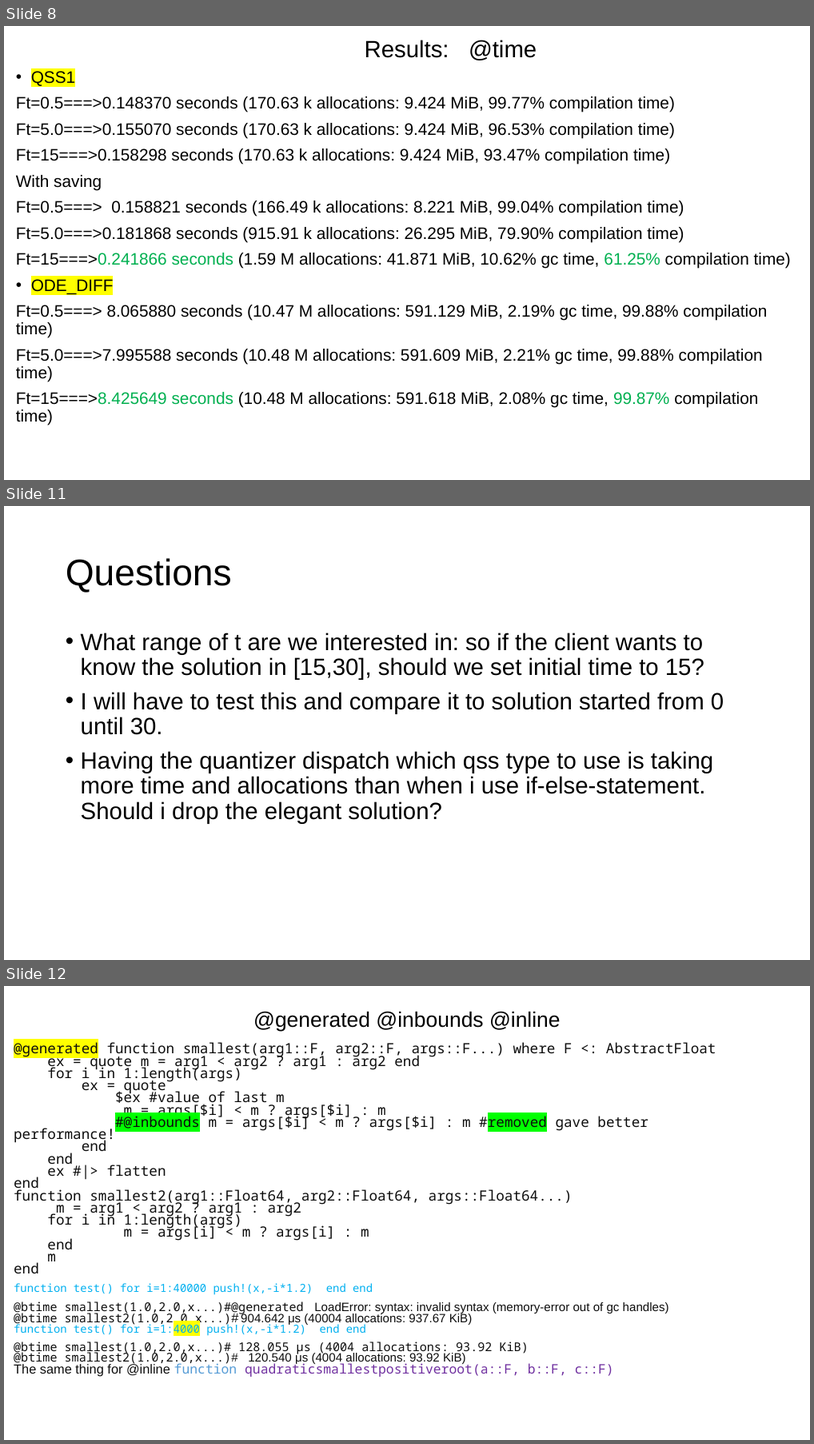
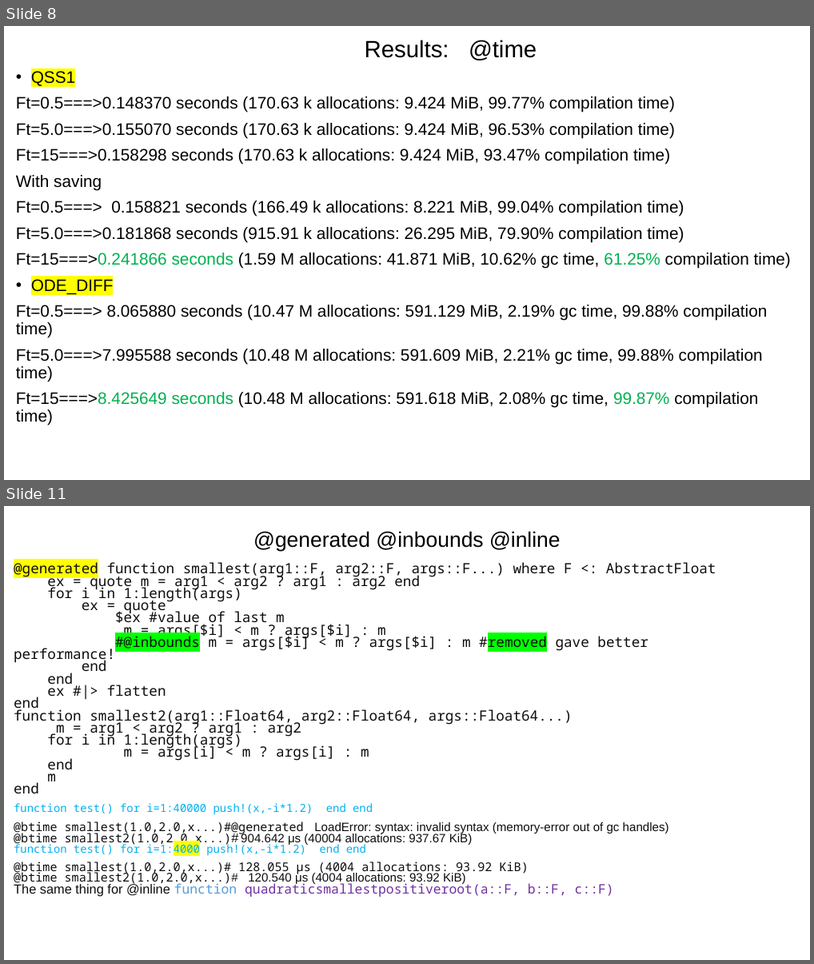
Before and after one commit to mongibellili/QSSolver, a slide deck: experiments/QSS1vsDefaultDifferentialEquations.pptx. Shown one above the other, each under a label of ours: slides 8, 11 and 12 before the commit, slides 8 and 11 after it; the slides between them are not shown. The pictures are 814x1444 and 814x964 pixels, drawn with LibreOffice and Linux fonts; fonts in the diff are those of the drawing. Boxes give left, top, right and bottom in pixels: in the first picture for what was removed or moved away, otherwise in the second. Text is boxed around its words. In the diff, an @@ line names an element or a change of style, - is before the commit and + after.

```diff
--- a/experiments/QSS1vsDefaultDifferentialEquations.pptx
+++ b/experiments/QSS1vsDefaultDifferentialEquations.pptx
@@ slide 11 removed at [4,506,810,960], background #FFFFFF @@
@@ title removed at [66,558,232,592] @@
-Questions
@@ text removed at [81,632,724,824] @@
-• What range of t are we interested in: so if the client wants to know the solution in [15,30], should we set initial time to 15?
-• I will have to test this and compare it to solution started from 0 until 30.
-• Having the quantizer dispatch which qss type to use is taking more time and allocations than when i use if-else-statement. Should i drop the elegant solution?
@@ what was slide 12 is now slide 11 @@
```
Also in this commit, not shown: 3 slides changed, 1 slide added.
